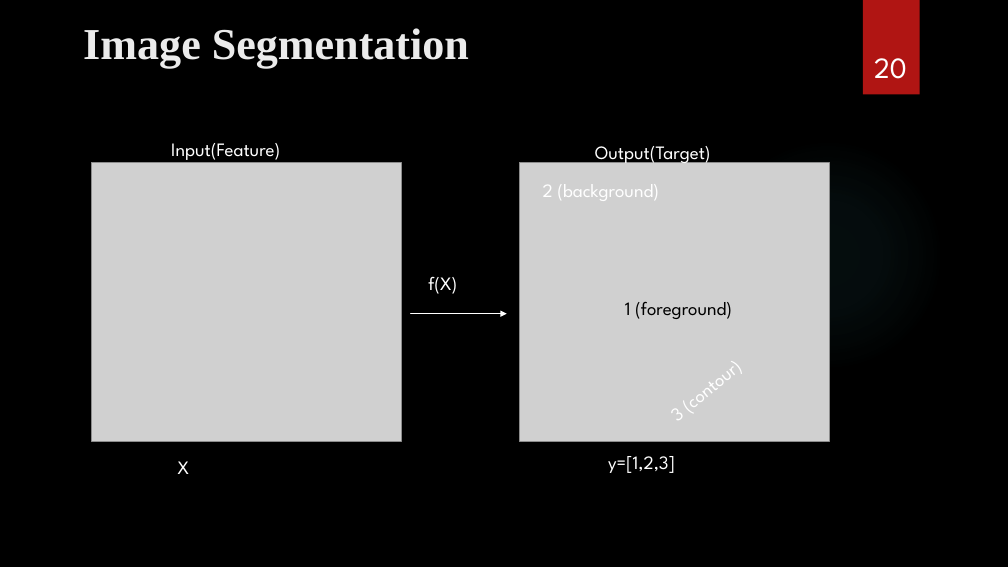
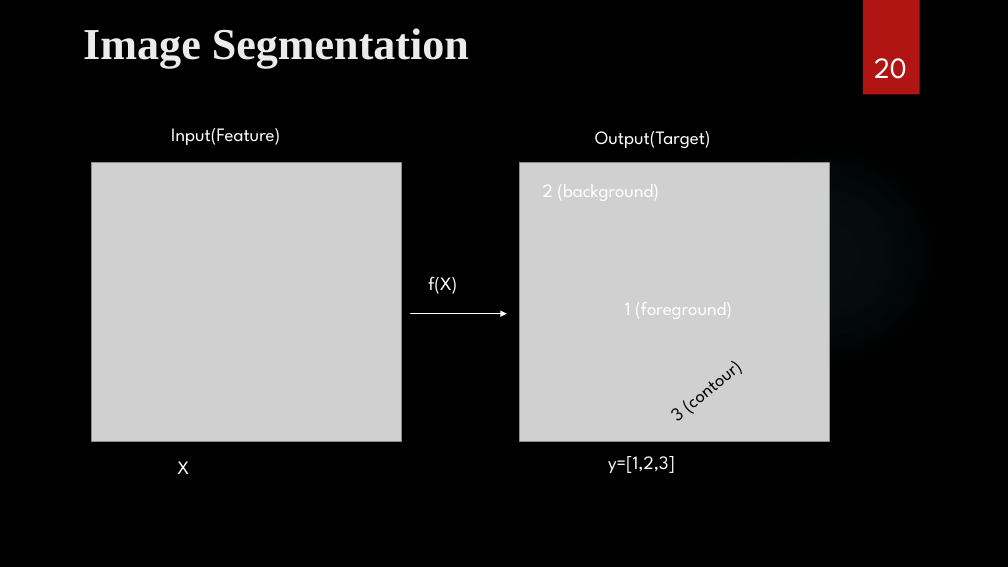
Before and after one commit to ancestor9/Introduction-to-BigData-Analysis, a slide deck: slide 20 of AI 역량강화.pptx. Drawn at 1008x567 pixels with LibreOffice and Linux fonts; fonts in the diff are those of the drawing; grey boxes stand for pictures; background and template pictures are left out. Boxes give left, top, right and bottom in pixels: in the first picture for what was removed or moved away, otherwise in the second. Text is boxed around its words. In the diff, an @@ line names an element or a change of style, - is before the commit and + after.

```diff
--- a/AI 역량강화.pptx
+++ b/AI 역량강화.pptx
@@ text "Input(Feature)": place and size @@
-text "Input(Feature)" at (171,143,280,160)
+text "Input(Feature)" at (171,128,280,145)
@@ text "Output(Target)": place and size @@
-text "Output(Target)" at (595,146,711,165)
+text "Output(Target)" at (595,131,711,148)
@@ text "1 (foreground)" at (625,302,732,319): text colour #000000 to #FFFFFF @@
@@ text "3 (contour)" at (677,402,685,421): text colour #FFFFFF to #000000 @@
```
Also in this commit, not shown: 20 other slides changed, 1 other file.
